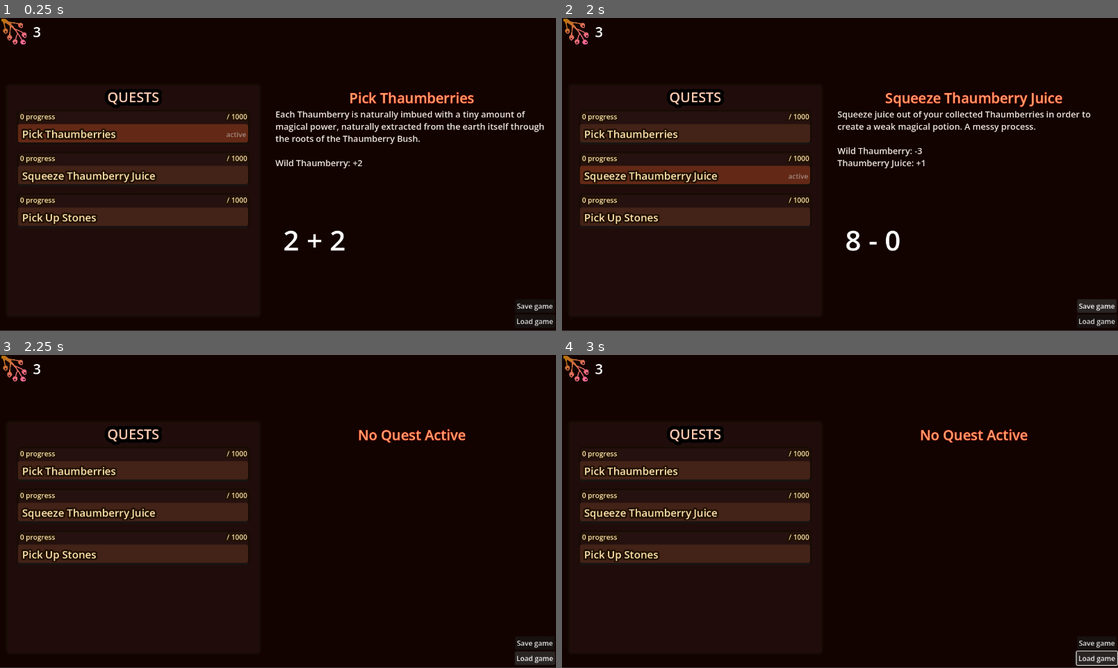
Above: before the commit, frames 1-4 (two rows, left to right).
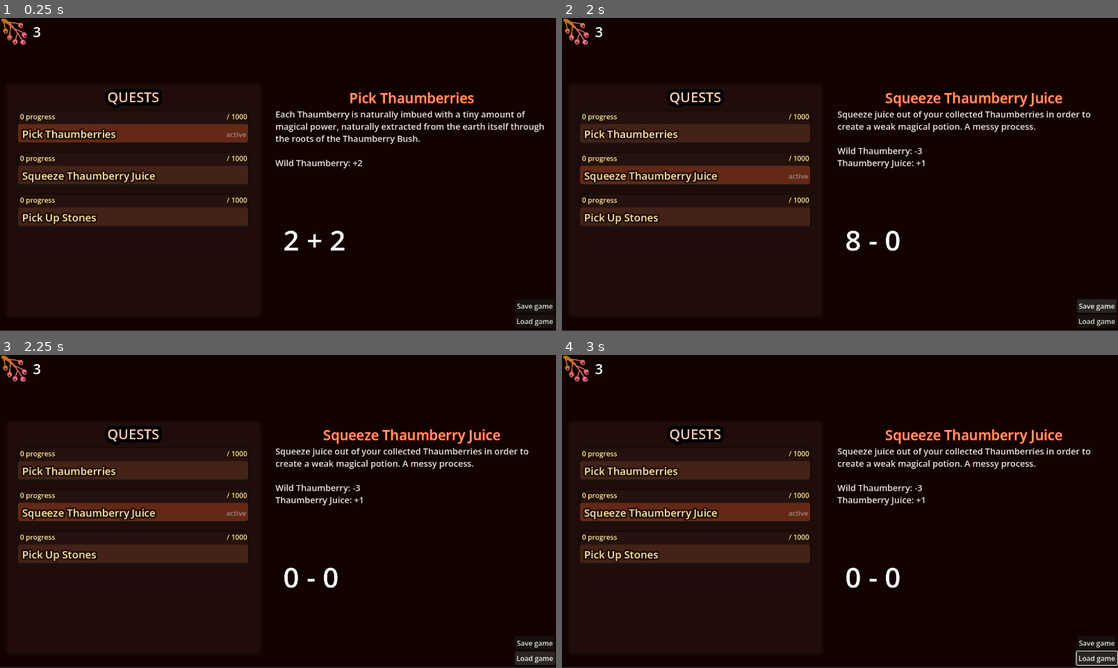
Above: after the commit, the same moments.

Repository: mark-chimes/mathcraft
Game: Godot game, scene res://main.tscn
The game is run twice, just before and just after one commit, with the same random seed, the same clock (stepped at 60 frames per second) and the same inputs.
Inputs (mouse positions are in pixels of both pictures, inside the frame that each line leads up to):
- Up to frame 1 (0.25 s): no input
- Up to frame 2 (2 s): click (695, 174) at 0.52 s; click "Save game" at 1.25 s
- Up to frame 3 (2.25 s): click "Load game" at 2 s
- Up to frame 4 (3 s): hold Right (right) from 2.78 s (still down)

Frames 1-2 are identical in both runs. In frame 3, 3.7% of the frame differs, in the area x 3-96%, y 23-75%; in frame 4, 3.7%.

Commit message:
Slightly nicer loading functionality

Diff:
--- /dev/null
+++ b/game.gd
@@ -0,0 +1,4 @@
+extends Node2D
+
+func _ready():
+	pass
--- a/main.tscn
+++ b/main.tscn
@@ -1,5 +1,6 @@
 [gd_scene format=3 uid="uid://1iq786as3ggc"]
 
+[ext_resource type="Script" uid="uid://b1a7bqg74cw6i" path="res://game.gd" id="1_w48qg"]
 [ext_resource type="PackedScene" uid="uid://cuc13sg5m1opb" path="res://stock/display/stock_display.tscn" id="2_82xsv"]
 [ext_resource type="PackedScene" uid="uid://cpoa0e671quv4" path="res://stock/stock_control.tscn" id="2_getpj"]
 [ext_resource type="Script" uid="uid://bat5xbmp1mw6y" path="res://quest/quest_details.gd" id="4_kek77"]
@@ -22,6 +23,7 @@
 color = Color(0.07258432, 0.014035841, 0, 1)
 
 [node name="Game" type="Node2D" parent="." unique_id=1698628223]
+script = ExtResource("1_w48qg")
 
 [node name="Inventory" type="Node2D" parent="Game" unique_id=448375714]
 
@@ -30,7 +32,6 @@
 
 [node name="StockDisplay" parent="Game/Inventory" unique_id=662775784 instance=ExtResource("2_82xsv")]
 offset_bottom = 138.0
-preview_items = null
 
 [node name="Quests" type="Node2D" parent="Game" unique_id=2048841871]
 position = Vector2(13, 151)
--- a/quest/display/quest_group_display.gd
+++ b/quest/display/quest_group_display.gd
@@ -20,7 +20,6 @@
 	activity_displays.clear()
 
 func initialize_with_quest_activity(initial_quests : Array[QuestActivityInfo]):
-	print("Initializing quest display with: " + str(initial_quests))
 	for quest_activity in initial_quests:
 		_add_quest(quest_activity)
 
--- a/quest/quest_manager.gd
+++ b/quest/quest_manager.gd
@@ -73,7 +73,6 @@
 func activate_quest(new_quest : QuestActivityInfo):
 	if not is_questable(new_quest):
 		return
-	print("Active quest is now: " + active_quest.quest.quest_title)
 	new_quest.is_active = true
 	active_quest = new_quest
 	switch_question_generator.emit(active_quest.quest.question_generator)
@@ -150,25 +149,32 @@
 	for activity in quest_activities:
 		progress_dict[activity.quest.quest_id] = activity.progress
 	save_data.quests_progress = progress_dict
+	save_data.active_quest_id = active_quest.quest.quest_id
 	return save_data
 
 func load_from_quest_save_data(save_data: QuestSaveData):
 	var all_quests_dict: Dictionary[StringName, QuestDetails] = construct_all_quests_dict()
 	var saved_progress_dict: Dictionary[StringName, int] = save_data.quests_progress
-	var new_quest_activities: Array[QuestActivityInfo]
+	var new_quest_activities: Array[QuestActivityInfo] = []
+	var active_quest_id: StringName = save_data.active_quest_id
+	var quest_to_activate = null_activity
 
 	for quest_id in saved_progress_dict:
 		var quest : QuestDetails = all_quests_dict[quest_id]
-		if saved_progress_dict.has(quest_id):
-			print("yes it has id " + quest_id)
-			var activity = QuestActivityInfo.new()
-			activity.quest = quest
-			activity.progress = saved_progress_dict[quest_id]
-			new_quest_activities.append(activity)
+		if not saved_progress_dict.has(quest_id):
+			printerr("Quest ID " + quest_id + " not recognized")
+			continue
+		var activity = QuestActivityInfo.new()
+		activity.quest = quest
+		activity.progress = saved_progress_dict[quest_id]
+		new_quest_activities.append(activity)
+		if active_quest_id == activity.quest.quest_id:
+			quest_to_activate = activity
 
 	quest_activities = new_quest_activities
 	deactivate_all_quests()
 	update_quest_possibility()
+	activate_quest(quest_to_activate)
 	quest_display.clear_all_quests()
 	quest_display.initialize_with_quest_activity(quest_activities)
 	refresh_quest_display()
--- a/quest/save/quest_save_data.gd
+++ b/quest/save/quest_save_data.gd
@@ -2,3 +2,4 @@
 class_name QuestSaveData
 
 @export var quests_progress : Dictionary[StringName, int] = {}
+@export var active_quest_id: StringName
--- a/stock/display/stock_display.gd
+++ b/stock/display/stock_display.gd
@@ -1,4 +1,5 @@
 extends Control
+class_name StockDisplay
 
 @export var item_display_scene: PackedScene
 @export var preview_items: Array[ItemData] = []
--- a/stock/stock_control.gd
+++ b/stock/stock_control.gd
@@ -3,7 +3,7 @@
 
 signal stock_update(item, new_qty)
 
-@export var stock_display : Control #attach node that displays the inventory
+@export var stock_display : StockDisplay #attach node that displays the inventory
 @export var initial_inventory: Dictionary[ItemData, int] = {}
 
 @export var all_items_path : String = ""
@@ -49,6 +49,9 @@
 	var new_inventory: Dictionary[ItemData, int] = {}
 
 	for item_id in saved_qty_dict:
+		if not all_items_dict.has(item_id):
+			printerr("Item " + item_id + " not recognized")
+			continue
 		var item : ItemData = all_items_dict[item_id]
 		if saved_qty_dict.has(item_id):
 			new_inventory[item] = saved_qty_dict[item_id]
Not shown, added: game.gd.uid
Not shown: 1 places in quest/save/quest_save_data.tscn that only renumber resources
